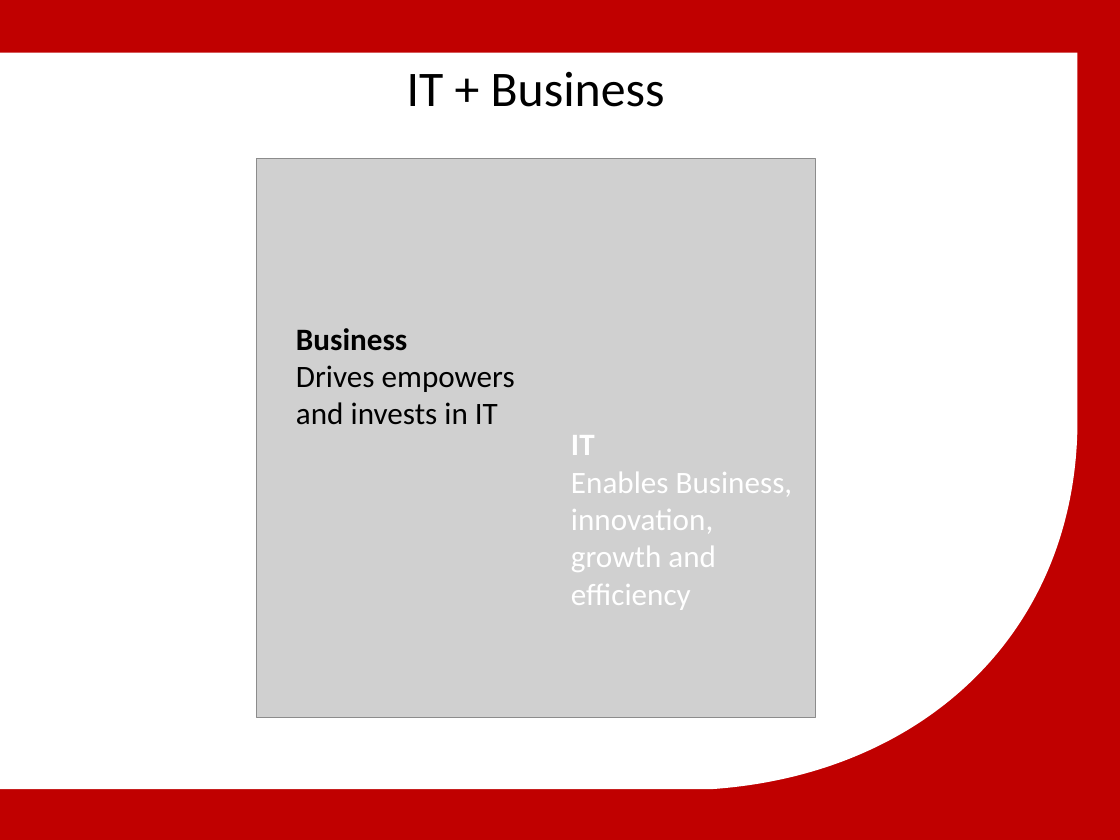
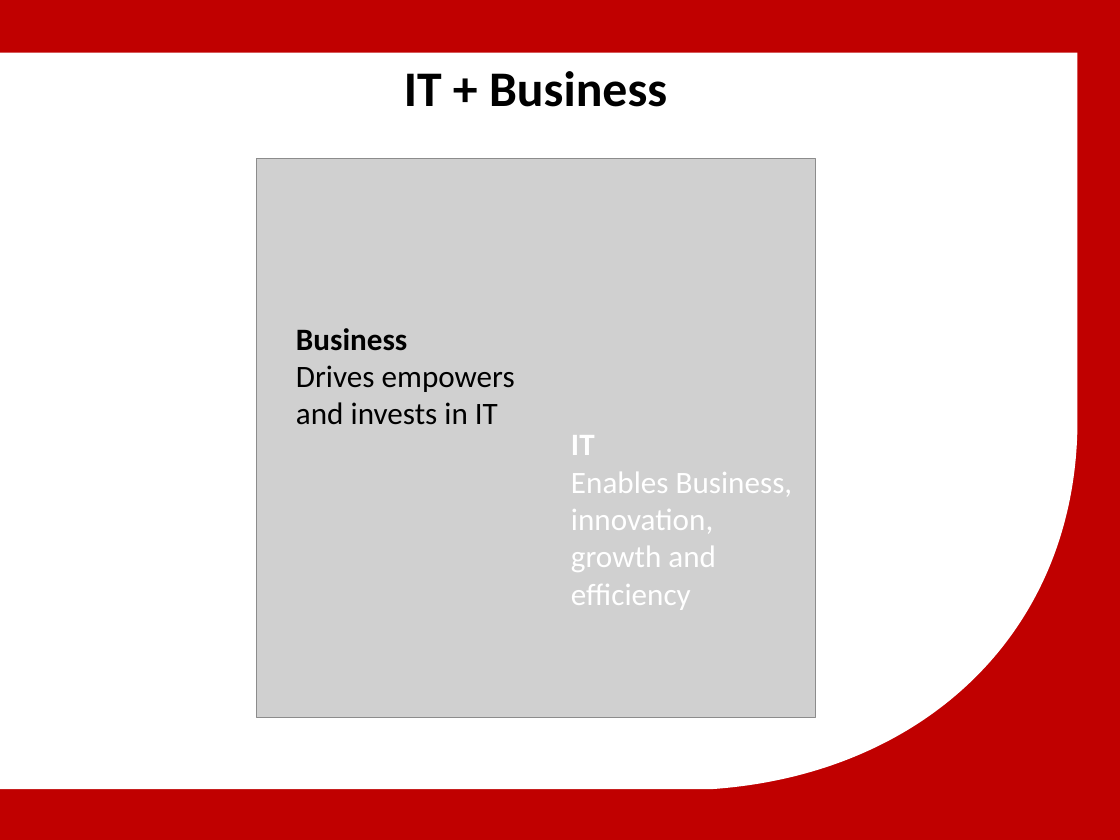
Before and after one commit to michailmarkou1995/MBA, a slide deck: slide 10 of Spiritual Wellbeing IV Professional Development and Applied Research/Μητροπολιτικό Κολλέγιο_ΣΕΚΦ[Μιχαηλ Μαρκου] IT in Global Business.pptx. Drawn at 1120x840 pixels with LibreOffice and Linux fonts; fonts in the diff are those of the drawing; grey boxes stand for pictures; background and template pictures are left out. Boxes give left, top, right and bottom in pixels: in the first picture for what was removed or moved away, otherwise in the second. Text is boxed around its words. In the diff, an @@ line names an element or a change of style, - is before the commit and + after.

```diff
--- a/Spiritual Wellbeing IV Professional Development and Applied Research/Μητροπολιτικό Κολλέγιο_ΣΕΚΦ[Μιχαηλ Μαρκου] IT in Global Business.pptx
+++ b/Spiritual Wellbeing IV Professional Development and Applied Research/Μητροπολιτικό Κολλέγιο_ΣΕΚΦ[Μιχαηλ Μαρκου] IT in Global Business.pptx
@@ text "IT + Business" at bbox=[404, 71, 667, 107]: bold on @@
```
Also in this commit, not shown: 2 other slides changed, 24 slides removed.
